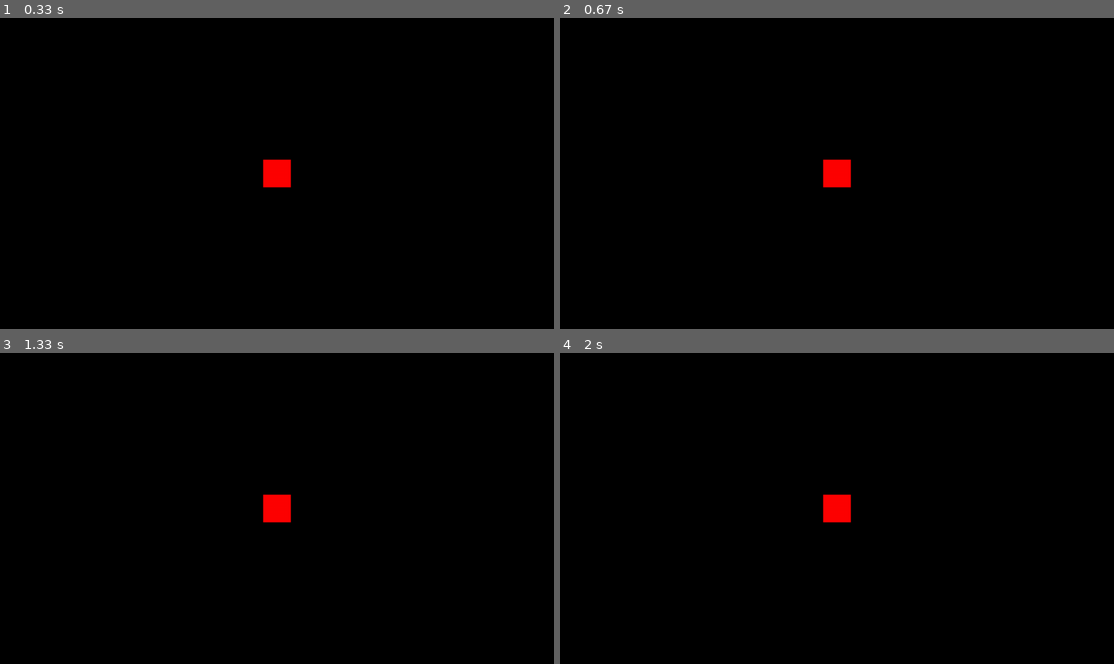
Above: before the commit, frames 1-4 (two rows, left to right).
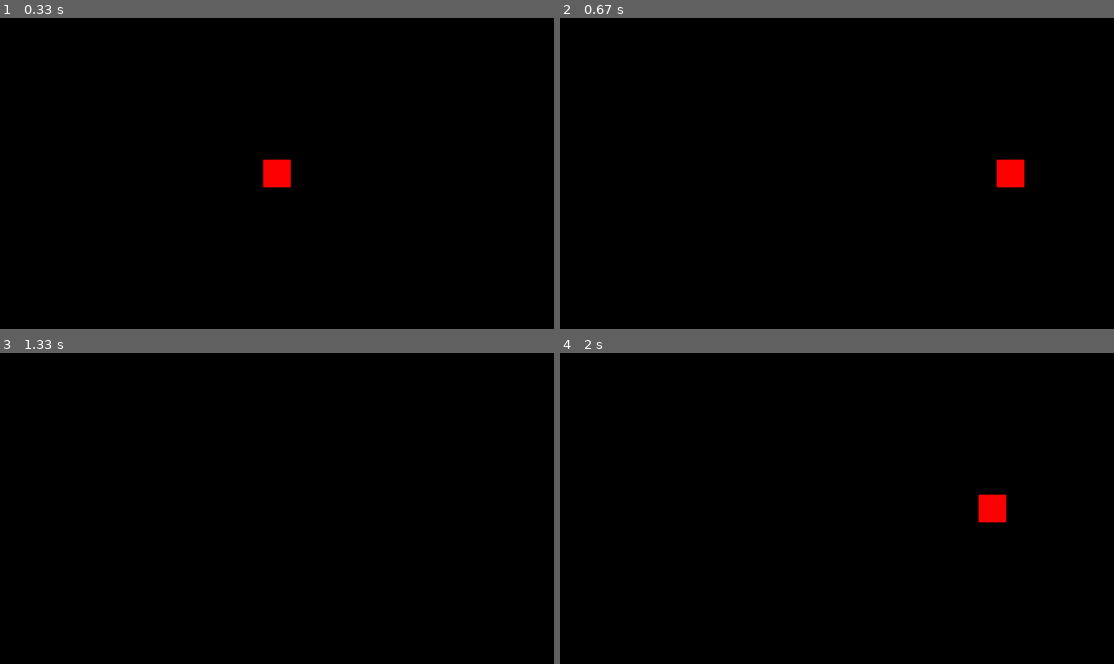
Above: after the commit, the same moments.

Repository: Byte-Craft-Studios/Elysion
Game: pygame game, started from code/main.py
Same seed, same stepped clock (60 frames per second), same inputs: the game is played once before the commit and once after it.
Inputs:
- Up to frame 1 (0.33 s): no input
- Up to frame 2 (0.67 s): hold Right from 0.33 s (still down)
- Up to frame 3 (1.33 s): release Right at 0.8 s; hold Right 0.83-1.3 s
- Up to frame 4 (2 s): hold A 1.33-1.87 s; hold Left from 1.9 s (still down)

Frame 1 is identical in both runs. In frame 2, 0.9% of the frame differs, in the area x 47-84%, y 45-55%; in frame 3, 0.5%; in frame 4, 0.9%.

Commit message:
change the style of the main file, add player movement and remove dt

Diff:
--- a/code/level.py
+++ b/code/level.py
@@ -1,22 +1,28 @@
 import pygame
-from settings import solid_color, screen_width, screen_height
+from settings import screen_width, screen_height, tile_size
 from player import Player
 
 class Level():
-    def __init__(self):
+    def __init__(self, surface):
 
         # get the display surface
-        self.display_surface = pygame.display.get_surface()
+        self.display_surface = surface
 
         # sprite groups
         self.all_sprites = pygame.sprite.Group()
 
-    def setup(self):
-        self.player = Player((screen_width/2, screen_height / 2), self.all_sprites)
-
-    def run(self, dt):
         self.setup()
 
-        self.display_surface.fill(solid_color)
-        self.all_sprites.draw(self.display_surface)
-        self.all_sprites.update(dt)
+    def setup(self):
+        # player
+        self.player = pygame.sprite.GroupSingle()
+        player = Player((screen_width/2, screen_height/2))
+        self.player.add(player)
+
+    def update_and_draw(self):
+        # player
+        self.player.update()
+        self.player.draw(self.display_surface)
+
+    def run(self):
+        self.update_and_draw()
--- a/code/main.py
+++ b/code/main.py
@@ -5,32 +5,39 @@
 from level import Level
 
 class Game():
+
     def __init__(self):
-        pygame.init()
-        self.screen = pygame.display.set_mode((screen_width, screen_height))
-        self.clock = pygame.time.Clock()
+        self.create_level()
 
-        self.level = Level()
+    def create_level(self):
+        self.level = Level(display_surface)
+        self.status = 'level'
 
     def run(self):
-        while True:
-            for event in pygame.event.get():
-                keys = pygame.key.get_pressed()
+        self.level.run()
 
-                if event.type == pygame.QUIT or keys[pygame.K_ESCAPE]:
-                    pygame.quit()
-                    sys.exit()
-
-            dt = self.clock.tick() / 1000
-            self.level.run(dt)
-
-            pygame.display.update()
+# Pygame setup
+pygame.init()
+display_surface = pygame.display.set_mode((screen_width,screen_height))
+clock = pygame.time.Clock()
+game = Game()
 
 # window setup
 pygame.display.set_caption(game_name)
-# pygame_icon = pygame.image.load(game_icon).convert_alpha()
+# pygame_icon = pygame.image.load(game_icon)
 # pygame.display.set_icon(pygame_icon)
 
-if __name__ == '__main__':
-    game = Game()
+while True:
+    for event in pygame.event.get():
+        keys = pygame.key.get_pressed()
+
+        if event.type == pygame.QUIT or keys[pygame.K_ESCAPE]:
+            pygame.quit()
+            sys.exit()
+
+    display_surface.fill('black')
+
     game.run()
+
+    pygame.display.update()
+    clock.tick(60)
--- a/code/player.py
+++ b/code/player.py
@@ -1,11 +1,52 @@
 import pygame
-from settings import tile_size
+from settings import tile_size, screen_height, screen_width
 
 class Player(pygame.sprite.Sprite):
-    def __init__(self, pos, group):
-        super().__init__(group)
+    def __init__(self, pos):
+        super().__init__()
 
-        # general setup
-        self.image = pygame.Surface((tile_size, tile_size))
+        # self.image = pygame.image.load(self.image_player)
+        self.image = pygame.Surface(pos)
         self.image.fill('red')
+        self.image = pygame.transform.scale(self.image, (tile_size, tile_size))
         self.rect = self.image.get_rect(center = pos)
+
+        # player movement
+        self.direction = pygame.math.Vector2(0, 0)
+        self.pos = pygame.math.Vector2(self.rect.center)
+        self.speed_setup = 20
+        self.speed = self.speed_setup
+
+    def input(self):
+        # control system for player movement
+        keys = pygame.key.get_pressed()
+
+        if keys[pygame.K_RIGHT] or keys[pygame.K_d]:
+            self.direction.x = self.speed
+
+        elif keys[pygame.K_LEFT] or keys[pygame.K_a]:
+            self.direction.x = self.speed * -1
+
+        else:
+            self.direction.x = 0
+
+    def move(self):
+
+		# normalizing a vector
+        if self.direction.magnitude() > 0:
+            self.direction = self.direction.normalize()
+
+		# horizontal movement
+        self.pos.x += self.direction.x * self.speed
+        self.rect.centerx = self.pos.x
+
+		# vertical movement
+        self.pos.y += self.direction.y * self.speed
+        self.rect.centery = self.pos.y
+
+    def update(self):
+        self.input()
+        self.move()
+
+        self.rect.x += self.direction.x
+        self.rect.y += self.direction.y
